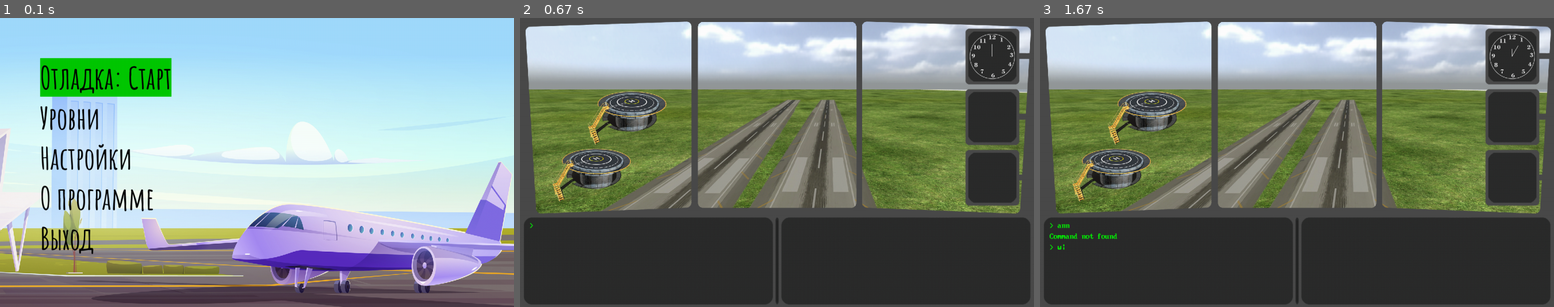
Above: before the commit, frames 1-3 (left to right).
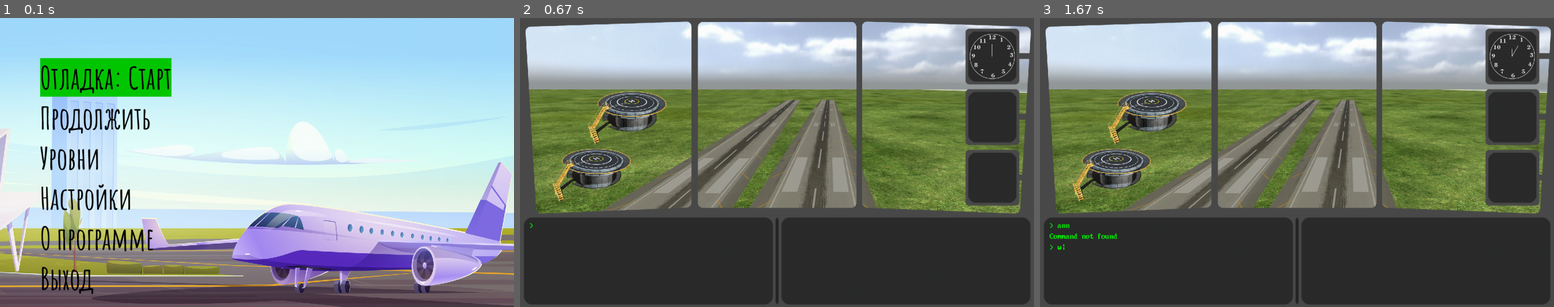
Above: after the commit, the same moments.

Repository: Calrission/AirportDispatcherPygame
Game: pygame game, started from main.py
The game is run twice, just before and just after one commit, with the same random seed, the same clock (stepped at 60 frames per second) and the same inputs.
Inputs:
- Up to frame 1 (0.1 s): no input
- Up to frame 2 (0.67 s): tap Enter at 0.33 s
- Up to frame 3 (1.67 s): type "ann" at 0.67 s; tap Enter at 1 s; hold Up from 1.22 s (still down); hold W from 1.22 s (still down)

The runs differ from the first frame. In frame 1, 3.7% of the frame differs, in the area x 7-30%, y 30-96%; in frame 2, nothing differs; in frame 3, nothing differs.

Commit message:
Add CommandMenu.py

Diff:
--- a/App.py
+++ b/App.py
@@ -50,18 +50,20 @@
         self.now_screen: Screen = self.menu
 
         self.menu.append_option("Отладка: Старт", lambda: self.change_screen(
-            Game(self.surface, self.load_level(self.lastLevel), self.clock)))
+            Game(self.surface, self.load_level("Scenario/debagScenario.scen"), self.clock, self.finish_game)))
+        self.menu.append_option("Продолжить", lambda: self.change_screen(
+            Game(self.surface, self.load_level(self.lastLevel), self.clock, self.finish_game)))
         self.menu.append_option('Уровни', lambda: self.change_screen(self.levels))
         self.menu.append_option('Настройки', lambda: self.change_screen(self.settings))
         self.menu.append_option('О программе', lambda: self.change_screen(self.aboutAs))
         self.menu.append_option('Выход', lambda: sys.exit())
 
         self.levels.append_option('Уровень-1', lambda: self.change_screen(
-            Game(self.surface, self.load_level('Scenario/Level-1.scen'), self.clock)))
+            Game(self.surface, self.load_level('Scenario/Level-1.scen'), self.clock, self.finish_game)))
         self.levels.append_option('Уровень-2', lambda: self.change_screen(
-            Game(self.surface, self.load_level('Scenario/Level-2.scen'), self.clock)))
+            Game(self.surface, self.load_level('Scenario/Level-2.scen'), self.clock, self.finish_game)))
         self.levels.append_option('Уровень-3', lambda: self.change_screen(
-            Game(self.surface, self.load_level('Scenario/Level-3.scen'), self.clock)))
+            Game(self.surface, self.load_level('Scenario/Level-3.scen'), self.clock, self.finish_game)))
         self.levels.append_option('Вернуться', lambda: self.change_screen(self.menu))
 
         self.settings.append_option('Громкость музыки:', lambda: self.change_screen(self.settings))
@@ -92,3 +94,6 @@
     def load_level(self, file: str):
         self.scenario.load(file)
         return self.scenario
+
+    def finish_game(self):
+        self.change_screen(self.menu)
--- a/Commands/Command.py
+++ b/Commands/Command.py
@@ -21,7 +21,7 @@
         if len(text) != 0:
             self._params = text.split(" ") if " " in text else [text]
 
-    def execute(self, *args):
+    def execute(self, *args, **kwargs):
         print(f"Hello, I am test command :)\nYour {self._params=}")
 
     @staticmethod
@@ -32,5 +32,9 @@
         return None
 
     @staticmethod
+    def get_dict_requirement():
+        return ["finish_game"]
+
+    @staticmethod
     def get_requirements():
         return []
--- a/Commands/CommandExecutor.py
+++ b/Commands/CommandExecutor.py
@@ -3,16 +3,21 @@
 
 
 class CommandExecutor:
-    def __init__(self, *args):
+    def __init__(self, *args, **kwargs):
         self.requirements = args
+        self.dict_data = kwargs
         self.commands_history = []
 
     def execute(self, command: Command):
         requirements = self.get_requirements_for_command(command.__class__)
-        command.execute(*requirements)
+        requirements_dict = self.get_requirements_dict_data_for_command(command.__class__)
+        command.execute(*requirements, **requirements_dict)
 
     def get_requirements_for_command(self, command: Type[Command]):
         return [self.__get_requirement(i) for i in command.get_requirements()]
+
+    def get_requirements_dict_data_for_command(self, command: Type[Command]) -> dict:
+        return {i: self.dict_data[i] for i in command.get_dict_requirement()}
 
     def __get_requirement(self, requirement: Type):
         for i in self.requirements:
--- /dev/null
+++ b/Commands/CommandMenu.py
@@ -0,0 +1,27 @@
+from Commands.Command import Command
+
+
+class CommandMenu(Command):
+    @staticmethod
+    def get_command_prefix():
+        return "menu"
+
+    @staticmethod
+    def get_description():
+        return "Выход в меню"
+
+    @staticmethod
+    def get_signature():
+        return "menu"
+
+    @staticmethod
+    def get_requirements():
+        return []
+
+    @staticmethod
+    def get_dict_requirement():
+        return ["finish_game"]
+
+    def execute(self, *args, **kwargs):
+        finish_game = kwargs["finish_game"]
+        finish_game()
--- a/Screens/Game.py
+++ b/Screens/Game.py
@@ -15,8 +15,8 @@
 
 
 class Game(Screen):
-    def __init__(self, surface: pygame.Surface, scenario: Scenario, clock: Clock):
-        super().__init__(0, 0, surface)
+    def __init__(self, surface: pygame.Surface, scenario: Scenario, clock: Clock, finish_event):
+        super().__init__(0, 0, surface, finish_event)
         self.scenario = scenario
         self.clock = clock
 
@@ -39,7 +39,7 @@
         self.terminalController = TerminalController(self.smart_screen, self.controller)
         self.commandExecutor = CommandExecutor(self.controller,
                                                self.terminalController.input_terminal.text_view,
-                                               self.terminalController.output_terminal)
+                                               self.terminalController.output_terminal, finish_game=finish_event)
         self.terminalController.input_terminal.command_detect = lambda command: self.commandExecutor.execute(command)
 
     def draw(self):
--- a/Screens/Screen.py
+++ b/Screens/Screen.py
@@ -2,12 +2,17 @@
 
 
 class Screen:
-    def __init__(self, x: int, y: int, surface: pygame.Surface):
+    def __init__(self, x: int, y: int, surface: pygame.Surface, finish_event=None):
         self.x, self.y = x, y
         self.surface = surface
+        self.finish_event = finish_event
 
     def draw(self):
         pass
 
     def parse_event(self, event: pygame.event.Event):
         pass
+
+    def finish(self):
+        if self.finish_event is not None:
+            self.finish_event()
--- a/commands.py
+++ b/commands.py
@@ -1,8 +1,9 @@
 from Commands.CommandClear import CommandClear
+from Commands.CommandMenu import CommandMenu
 from Commands.CommandTakeOff import CommandTakeOff
 from Commands.CommandLand import CommandLand
 
 commands = [
-    CommandLand, CommandTakeOff, CommandClear
+    CommandLand, CommandTakeOff, CommandClear, CommandMenu
 ]
 prefix_commands = {i.get_command_prefix(): i for i in commands}
